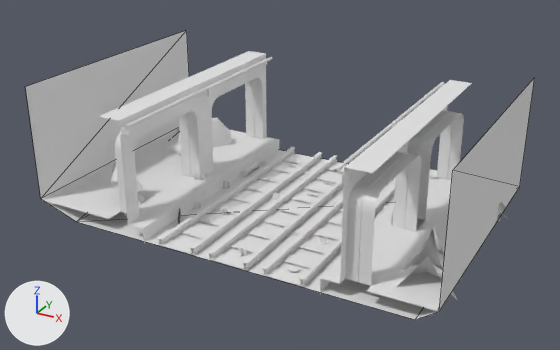
What one commit did to the glTF model public/models/roads/forestRoad.glb.
Rendered twice from a camera (50 mm lens) standing at (0.483, -0.936, 0.516) and looking at (-0.021, -0.019, 0.058). Lighting does not change. The marker at lower left points along +X, +Y and +Z. Mesh edges are drawn as thin lines on the coarser meshes. Materials are left out; every surface is plain grey. Where no turn or scale is listed for an object, it has been applied to the vertices. Vertices at the same position are counted once.

The scene before the commit, as lines of its bpy script (objects in view):
```python
me_box183 = bpy.data.meshes.new('Box183')
me_box183.from_pydata(...)  # 1803 vertices, 2318 faces; spans x -0.328..0.295, y -0.195..0.195, z -0.026..0.164
# faces by material slot: [132, 519, 36, 936, 192, 161, 32, 310]
me_box183.materials.append(mat_material__48)
me_box183.materials.append(mat_material__46)
me_box183.materials.append(mat_material__49)
me_box183.materials.append(mat_material__47)
me_box183.materials.append(mat_material__45)
me_box183.materials.append(mat_material__91)
me_box183.materials.append(mat_material__90)
me_box183.materials.append(mat_material__89)
me_object = bpy.data.meshes.new('Object')
me_object.from_pydata(...)  # 12 vertices, 10 faces; spans x -0.329..0.282, y -0.194..0.195, z -0.009..0.186
# faces by material slot: [2, 6, 2]
me_object.materials.append(mat_material__46)
me_object.materials.append(mat_material__1093)
me_object.materials.append(mat_material__1094)
ob_box183 = bpy.data.objects.new('Box183', me_box183)
ob_box183.location = (0.0, -0.001, 0.009)
ob_object = bpy.data.objects.new('Object', me_object)
ob_object.location = (0.0, -0.001, 0.009)
```
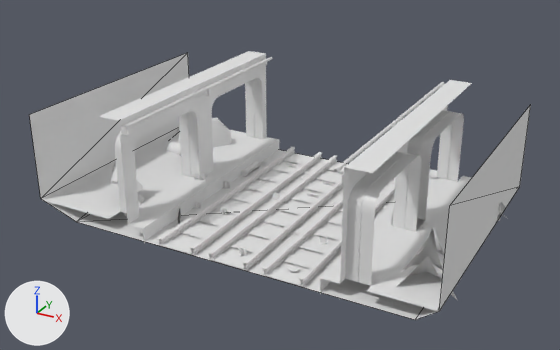
Where the change shows, as pixel boxes [x1, y1, x2, y2] in the pictures (560 x 350 px; the box of a moved part takes in the faces that stretch with it):
'Object', reshaped (8% shorter): before [26, 30, 535, 320]; after [29, 53, 531, 320]
part 1 of me_object, moved or reshaped: before [439, 77, 535, 311]; after [439, 105, 531, 311]
part 2 of me_object, moved or reshaped: before [26, 30, 189, 198]; after [29, 53, 189, 198]

What changed in the scene script:
```text
Change me_object:
    where me_object.from_pydata(...)  # 12 vertices, 10 faces; spans x -0.329..0.282, y -0.194..0.195, z -0.009..0.186
    used by ob_object; location = (0.0, -0.001, 0.009)
    me_object part 1
    me_object.vertices[8].co: (0.282, -0.194, 0.186) -> (0.282, -0.194, 0.145)  # pixel (452, 170) -> pixel (449, 205)
    me_object.vertices[9].co: (0.282, 0.195, 0.186) -> (0.282, 0.195, 0.145)  # pixel (534, 77) -> pixel (530, 104)
    me_object part 2
    me_object.vertices[10].co: (-0.329, 0.195, 0.186) -> (-0.329, 0.195, 0.145)  # pixel (186, 30) -> pixel (187, 52)
    me_object.vertices[11].co: (-0.329, -0.194, 0.186) -> (-0.329, -0.194, 0.145)  # pixel (25, 86) -> pixel (29, 114)
```
